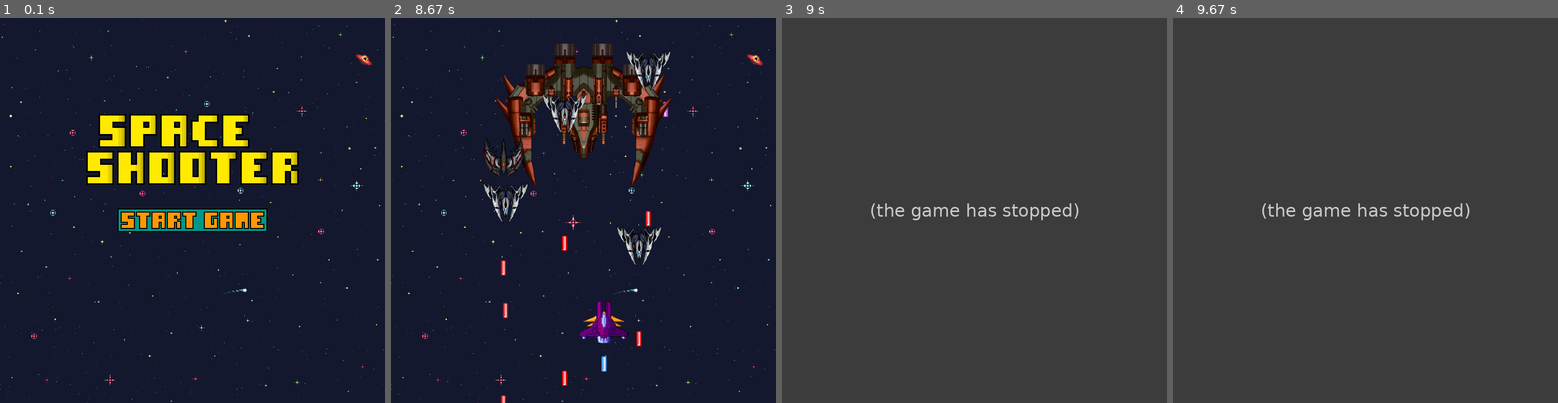
Above: before the commit, frames 1-4 (left to right).
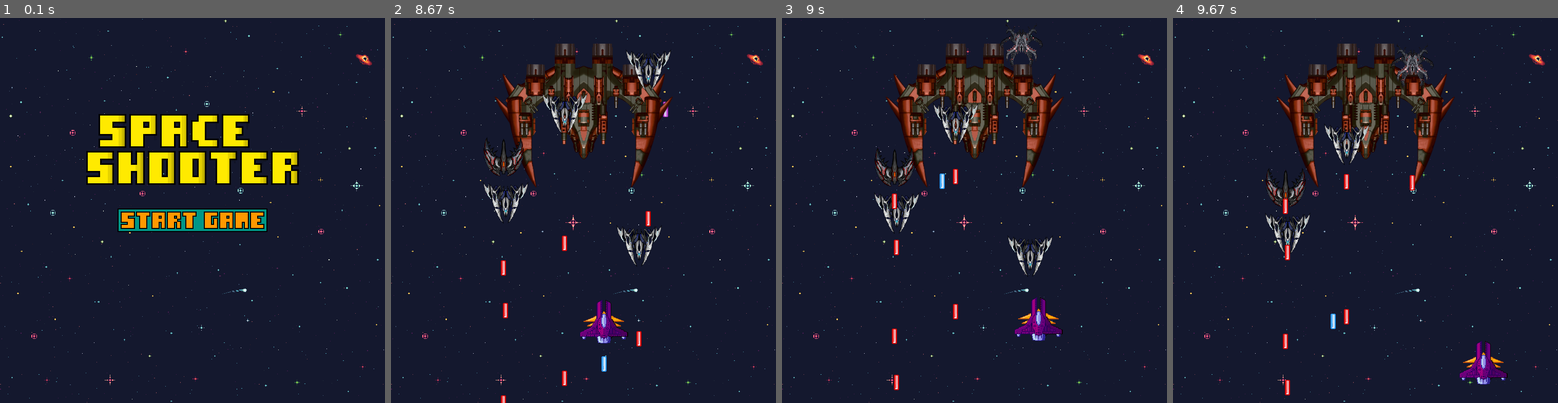
Above: after the commit, the same moments.

Repository: cjs-13/Projeto_pygame
Game: pygame game, started from main.py
Same seed, same stepped clock (60 frames per second), same inputs: the game is played once before the commit and once after it.
Inputs (mouse positions are in pixels of both pictures, inside the frame that each line leads up to):
- Up to frame 1 (0.1 s): no input
- Up to frame 2 (8.67 s): click (583, 222) at 0.38 s; tap L at 0.67 s; hold D 1-1.47 s; tap Space at 1.07, 1.37, 1.57, 1.9, 2.2, 2.4, 2.7, 2.97, 3.3, 3.6, 3.73, 4.13, 4.43, 4.8, 5.2, 5.5, 5.7, 6, 6.2, 6.53, 6.83, 7.03, 7.33, 7.6, 7.93, 8.23, 8.37 s; hold W 1.5-1.8 s; hold D 1.83-2.3 s; tap U at 1.98, 3.38, 4.88, 6.28, 7.68 s; hold A 2.33-2.87 s; hold S 2.9-3.2 s; hold A 3.23-3.63 s; hold W 3.67-4.03 s; hold D 4.07-4.7 s; hold S 4.73-5.1 s; hold A 5.13-5.6 s; hold D 5.63-6.1 s; hold W 6.13-6.43 s; hold D 6.47-6.93 s; hold A 6.97-7.5 s; hold S 7.53-7.83 s; hold A 7.87-8.27 s; hold W from 8.3 s (still down)
- Up to frame 3 (9 s): release W at 8.67 s; hold D from 8.7 s (still down); tap Space at 8.77 s; tap U at 8.85 s
- Up to frame 4 (9.67 s): tap Space at 9.07, 9.43 s; release D at 9.33 s; hold S from 9.37 s (still down)

Frames 1-2 are identical in both runs. In frame 3, 99% of the frame differs, in the area x 0-100%, y 0-100%; in frame 4, 99%.
Error before the commit: AttributeError: 'Jogador' object has no attribute 'piercing' (main.py line 177); the game stopped at 8.78 s (later frames are placeholders)

Commit message:
Implementação do código de colisão novo
O código do novo sistema de colisão foi escrito mas ainda não é utilizado; transformando todos as coordenadas que são floats em int

Diff:
--- a/main.py
+++ b/main.py
@@ -55,18 +55,18 @@
 
     def draw(self, tela):
         if self.nave.tipo == "Jogador":
-            tela.blit(self.img, (self.x + (self.nave.largura()//2) - (self.img.get_width()//2), self.y))
+            tela.blit(self.img, (int(self.x) + (self.nave.largura()//2) - (self.img.get_width()//2), int(self.y)))
         elif self.nave.tipo == "Inimigo":
             tela.blit(self.img, (self.x + (self.nave.largura()//2) - (self.img.get_width()//2), self.y + self.nave.altura() - self.img.get_height()))
         elif self.nave.tipo == "Boss":
             if self.indice == 0:
-                tela.blit(self.img, (self.x + (self.nave.largura()//4) + (self.img.get_width()*2), self.y + (self.nave.altura()//3) + ((self.img.get_height()//3)*2)))
+                tela.blit(self.img, (int(self.x) + (self.nave.largura()//4) + (self.img.get_width()*2), int(self.y) + (self.nave.altura()//3) + ((self.img.get_height()//3)*2)))
             if self.indice == 1:
-                tela.blit(self.img, (self.x + (self.nave.largura()//4) + ((self.img.get_width()*9)//2), self.y + ((self.nave.altura()//3)*2) + (self.img.get_height()//3)))
+                tela.blit(self.img, (int(self.x) + (self.nave.largura()//4) + ((self.img.get_width()*9)//2), int(self.y) + ((self.nave.altura()//3)*2) + (self.img.get_height()//3)))
             if self.indice == 2:
-                tela.blit(self.img, (self.x + (self.nave.largura()//2) + ((self.img.get_width()*7)//2), self.y + ((self.nave.altura()//3)*2) + (self.img.get_height()//3)))
+                tela.blit(self.img, (int(self.x) + (self.nave.largura()//2) + ((self.img.get_width()*7)//2), int(self.y) + ((self.nave.altura()//3)*2) + (self.img.get_height()//3)))
             if self.indice == 3:
-                tela.blit(self.img, (self.x + (self.nave.largura()//2) + (self.img.get_width()*6), self.y + (self.nave.altura()//3) + ((self.img.get_height()//3)*2)))
+                tela.blit(self.img, (int(self.x) + (self.nave.largura()//2) + (self.img.get_width()*6), int(self.y) + (self.nave.altura()//3) + ((self.img.get_height()//3)*2)))
 
     def drawinterno(self, tela):
         tela.blit(self.img, self.arma_x, self.arma_y)
@@ -86,12 +86,29 @@
     def altura(self):
         return self.img.get_height()
 
-    def moverlaserinterno(self):
+    def moverlaserinterno(self, lasers):
         self.x += self.vel_x
         self.y += self.vel_y
         if laser.fora_tela(ALTURA):
             lasers.remove(laser)
 
+    def colisaointerno(self, naves):
+        for nave in naves:
+            if nave.damagetype == b and self.damagetype == a:
+                if laser.colisao(nave):
+                    nave.hp -= 1
+                    self.hp -= 1
+
+            elif nave.damagetype == a and self.damagetype ==b:
+                if laser.colisao(nave):
+                    nave.hp -= 1
+                    self.hp -= 1
+
+            if nave.hp < 1:
+                naves.remove(nave)
+
+            if self.hp < 1:
+                lasers.remove(self)
 class Nave():
     def __init__(self, x, y):
         self.x = x
@@ -111,7 +128,7 @@
         self.arma_y = []
 
     def draw(self, tela):
-        tela.blit(self.nave_img, (self.x, self.y))
+        tela.blit(self.nave_img, (int(self.x), int(self.y)))
         for laser in self.lasers:
             laser.draw(tela)
 
@@ -133,7 +150,6 @@
             lasers.append(laser)
 
         self.cool_down_counter -= 1
-
 
     def firerateup(self):
         if self.firerate >= 2:
@@ -174,8 +190,7 @@
                     for obj in inimigos:
                         if laser.colisao(obj):
                             inimigos.remove(obj)
-                            if self.piercing:
-                                self.lasers.remove(laser)
+                            self.lasers.remove(laser)
                 else:
                     if laser.colisao(boss):
                         self.lasers.remove(laser)
